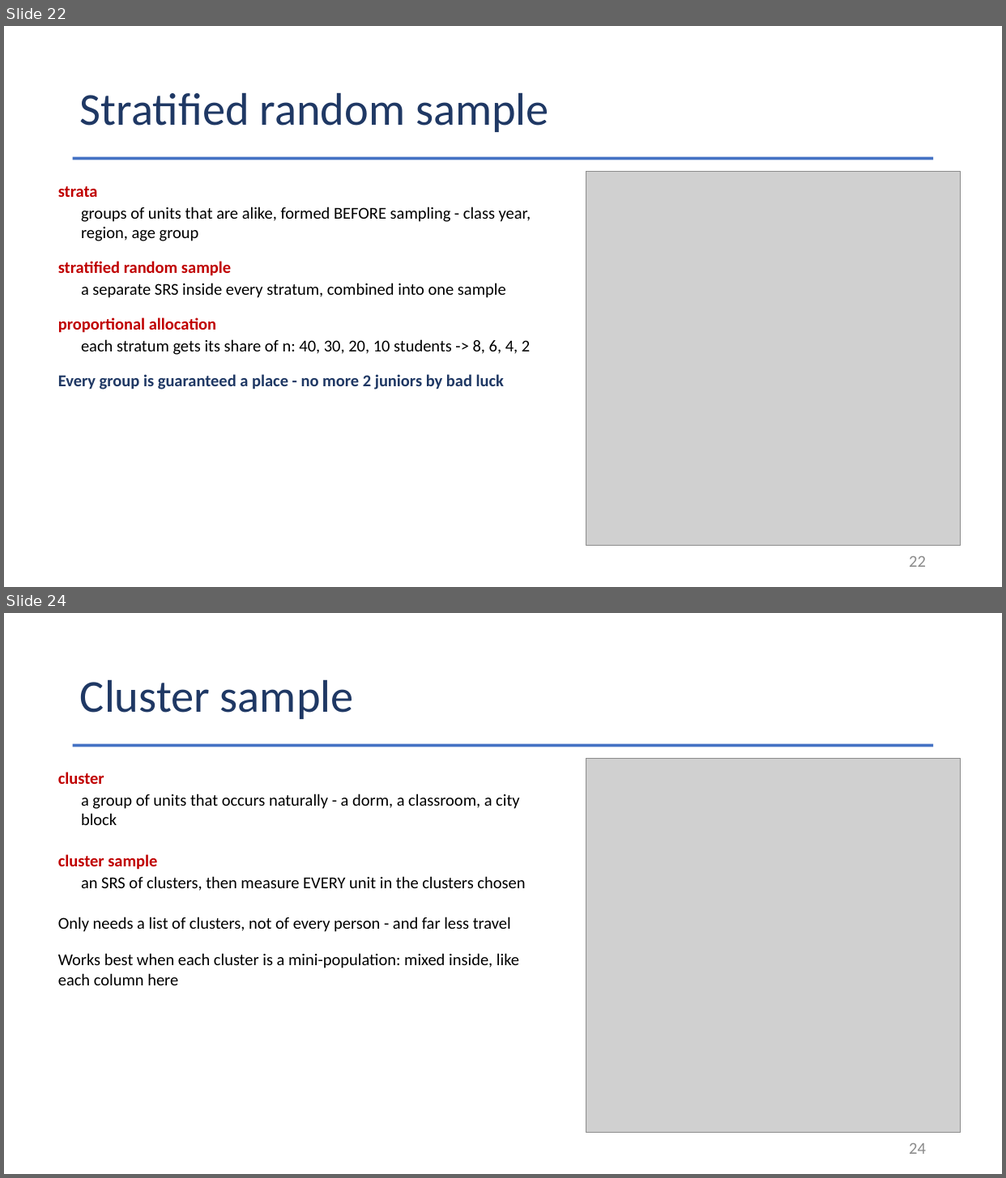
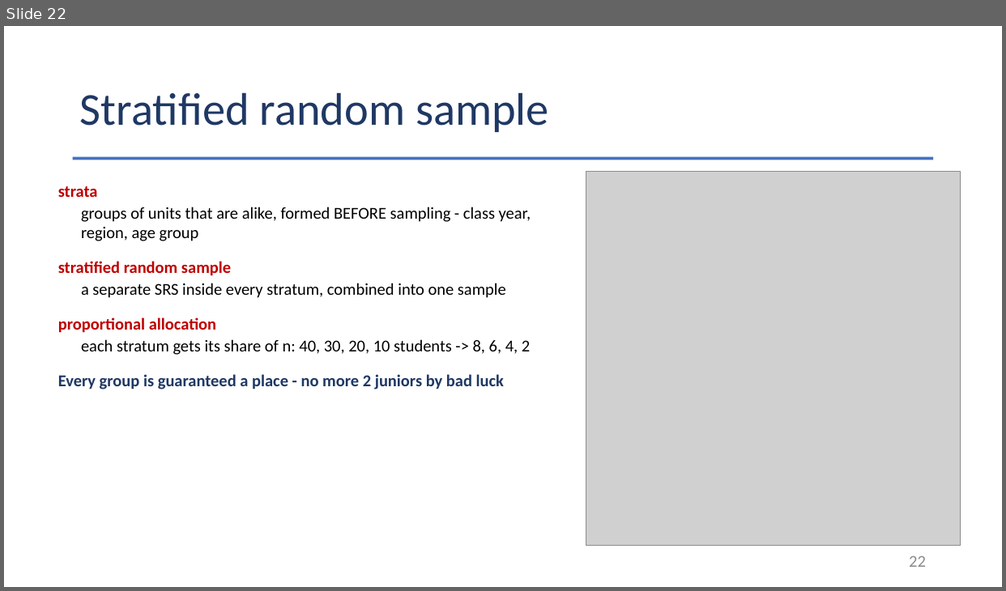
Before and after one commit to Jarred6068/Kvamme_UI_STAT251, a slide deck: docs/lecture_slides/Week 4/Week4_Lecture8_Slides_9_14_2026.pptx. Shown one above the other, each under a label of ours: slides 22 and 24 before the commit, slide 22 after it; the slides between them are not shown. The pictures are 1006x1178 and 1006x591 pixels, drawn with LibreOffice and Linux fonts; fonts in the diff are those of the drawing; grey boxes stand for pictures. Boxes give left, top, right and bottom in pixels: in the first picture for what was removed or moved away, otherwise in the second. Text is boxed around its words. In the diff, an @@ line names an element or a change of style, - is before the commit and + after.

```diff
--- a/docs/lecture_slides/Week 4/Week4_Lecture8_Slides_9_14_2026.pptx
+++ b/docs/lecture_slides/Week 4/Week4_Lecture8_Slides_9_14_2026.pptx
@@ slide 24 removed at (x1=4, y1=613, x2=1002, y2=1174), background #FFFFFF @@
@@ title removed at (x1=80, y1=679, x2=354, y2=719) @@
-Cluster sample
@@ rectangle removed at (x1=73, y1=744, x2=934, y2=747) @@
@@ picture removed at (x1=586, y1=758, x2=961, y2=1132) @@
@@ text removed at (x1=58, y1=772, x2=104, y2=784) @@
-cluster
@@ text removed at (x1=81, y1=794, x2=519, y2=825) @@
-a group of units that occurs naturally - a dorm, a classroom, a city block
@@ text removed at (x1=58, y1=854, x2=157, y2=870) @@
-cluster sample
@@ text removed at (x1=81, y1=876, x2=525, y2=891) @@
-an SRS of clusters, then measure EVERY unit in the clusters chosen
@@ text removed at (x1=58, y1=917, x2=511, y2=932) @@
-Only needs a list of clusters, not of every person - and far less travel
@@ text removed at (x1=58, y1=953, x2=519, y2=986) @@
-Works best when each cluster is a mini-population: mixed inside, like each column here
@@ page number removed at (x1=909, y1=1144, x2=926, y2=1154) @@
-24
```
Also in this commit, not shown: 30 other slides removed, 12 other files.
